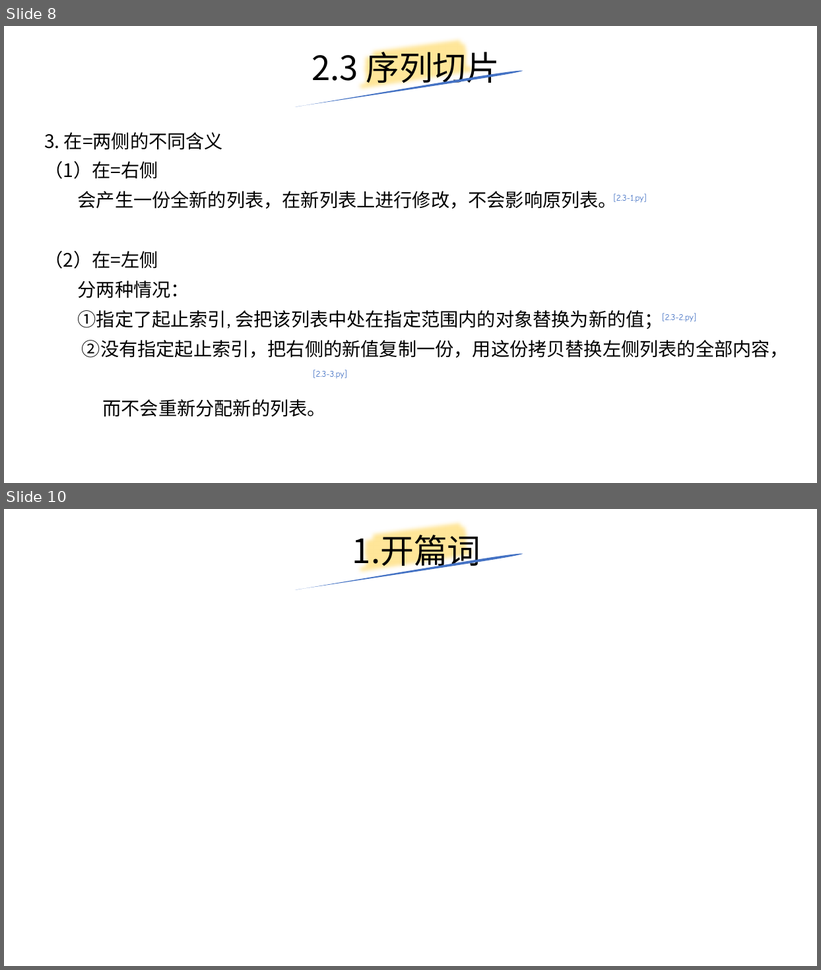
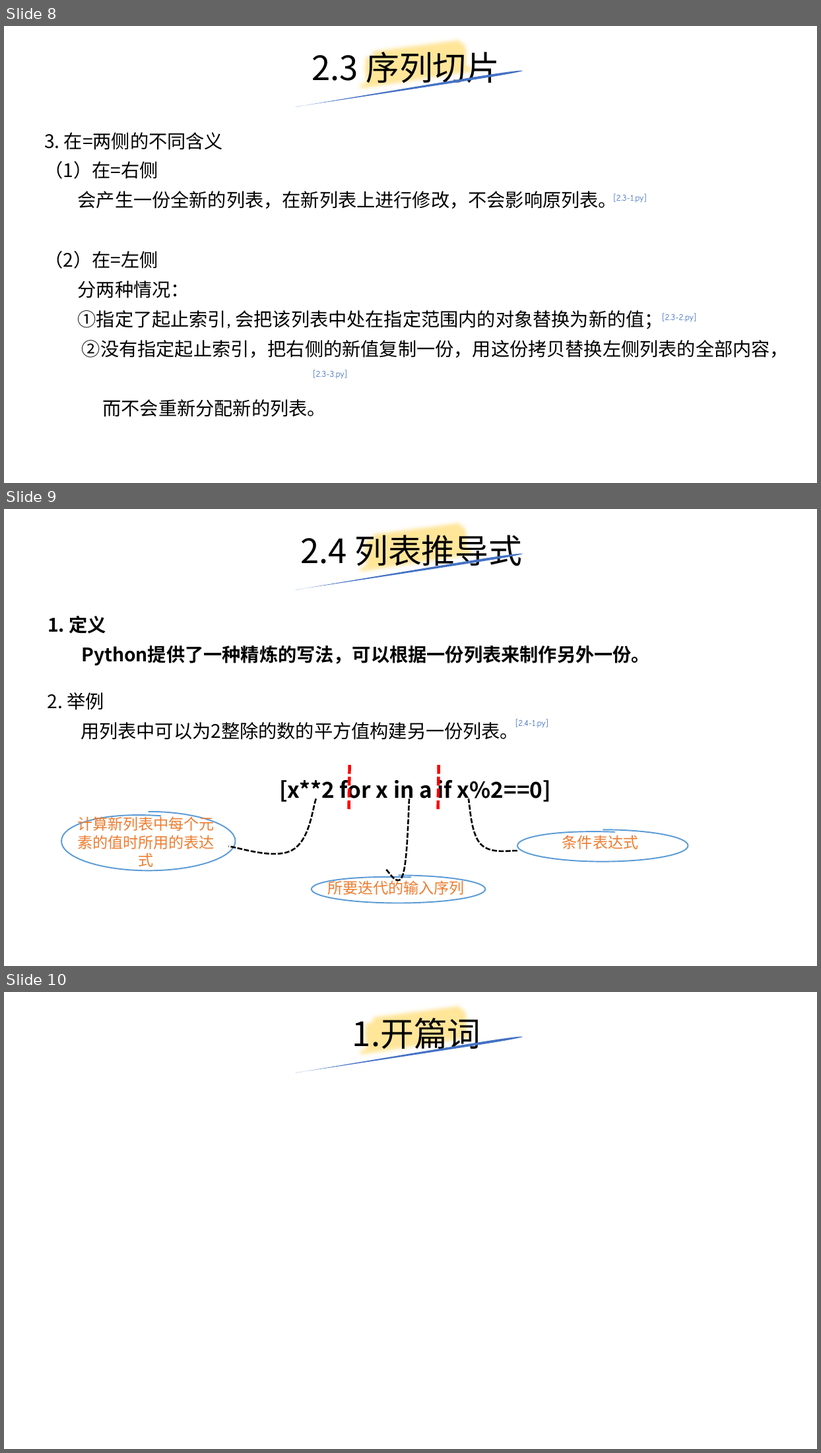
Before and after one commit to yiwenliu/CorePython, a slide deck: PPT/CorePython.pptx. Shown one above the other, each under a label of ours: slides 8 and 10 before the commit, slides 8, 9 and 10 after it; the slides between them are not shown. The pictures are 821x970 and 821x1453 pixels, drawn with LibreOffice and Linux fonts; fonts in the diff are those of the drawing. Boxes give left, top, right and bottom in pixels: in the first picture for what was removed or moved away, otherwise in the second. Text is boxed around its words. In the diff, an @@ line names an element or a change of style, - is before the commit and + after.

```diff
--- a/PPT/CorePython.pptx
+++ b/PPT/CorePython.pptx
@@ slide 9 added at (4,509,817,966), background #FFFFFF @@
@@ freeform shape added at (356,509,480,590), outline #FFE699 16 pt @@
@@ title added at (300,529,522,572), 39.6 pt, text #000000 @@
+2.4 列表推导式
@@ freeform shape added at (294,553,523,590), fill #4472C4 @@
@@ text added at (48,616,650,666), 22 pt, text #000000, bold @@
+1. 定义
+Python提供了一种精炼的写法，可以根据一份列表来制作另外一份。
@@ text added at (48,692,519,740), 22 pt, text #000000 @@
+2. 举例
+用列表中可以为2整除的数的平方值构建另一份列表。
@@ text added at (516,719,548,728), 18 pt, text #4472C4 @@
+[2.4-1.py]
@@ line added from (350, 765) to (349, 812), #FF0000 3.5 pt dashed @@
@@ line added from (439, 765) to (438, 812), #FF0000 3.5 pt dashed @@
@@ text added at (279,777,551,804), 26 pt, text #000000, bold @@
+[x**2 for x in a if x%2==0]
@@ freeform shape added at (228,799,316,854), outline #000000 2 pt dashed @@
@@ freeform shape added at (386,799,409,881), outline #000000 2 pt dashed @@
@@ freeform shape added at (464,789,517,862), outline #000000 2 pt dashed @@
@@ freeform shape added at (61,812,235,871), outline #5B9BD5 1.5 pt @@
@@ free added at (69,812,222,874), 18 pt, text #ED7D31 @@
+计算新列表中每个元素的值时所用的表达式
@@ freeform shape added at (517,830,688,861), outline #5B9BD5 1.5 pt @@
@@ free added at (525,830,676,854), 18 pt, text #ED7D31 @@
+条件表达式
@@ freeform shape added at (312,875,485,904), outline #5B9BD5 1.5 pt @@
@@ free added at (319,875,473,900), 18 pt, text #ED7D31 @@
+所要迭代的输入序列
```
Also in this commit, not shown: 1 slide removed, 1 other file.
